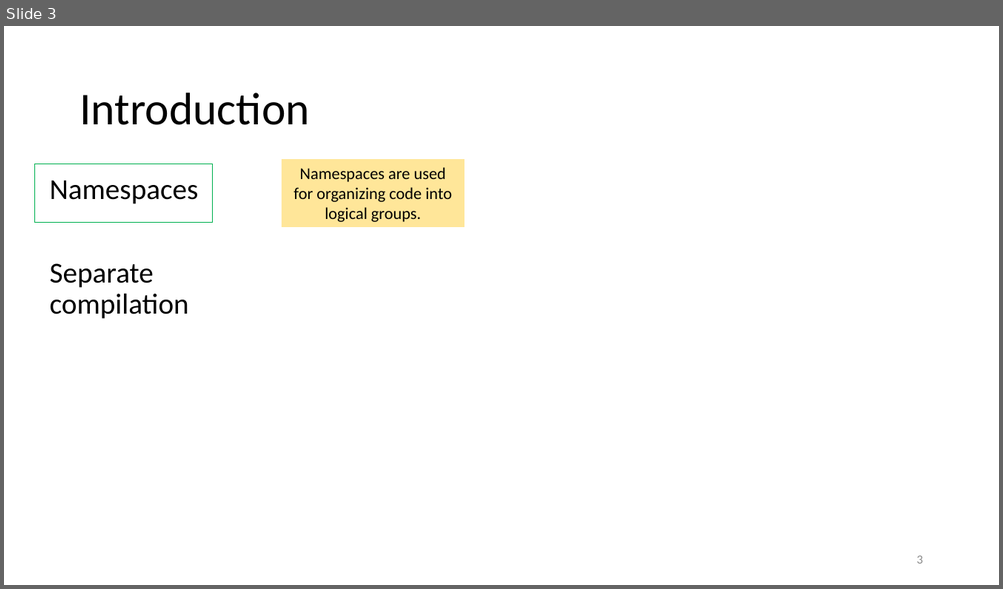
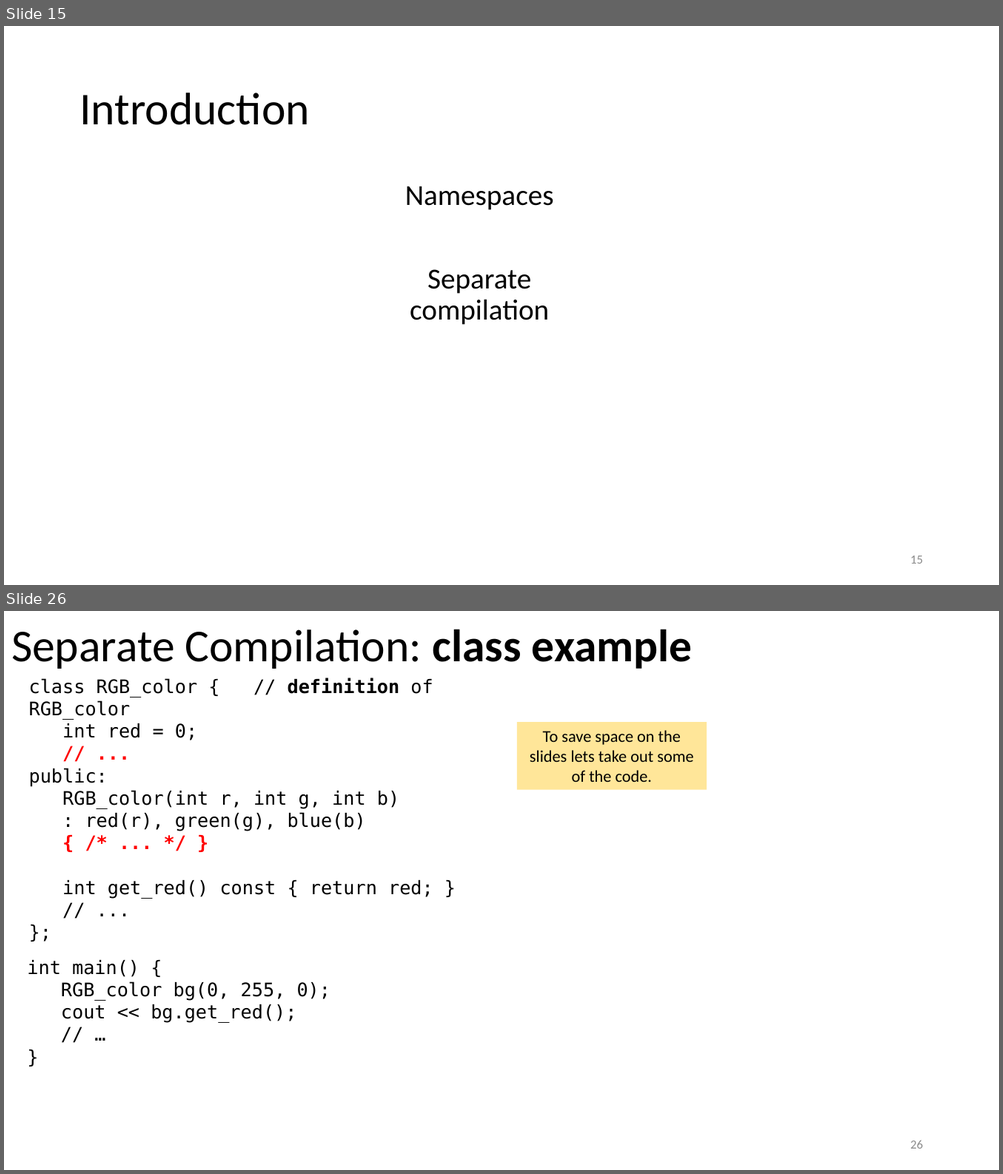
Before and after one commit to tjd1234/cmpt135spring2024, a slide deck: sample_code/week8/week8_cmpt135.pptx. Shown one above the other, each under a label of ours: slide 3 before the commit, slides 15 and 26 after it; the slides between them are not shown. The pictures are 1003x589 and 1003x1174 pixels, drawn with LibreOffice and Linux fonts; fonts in the diff are those of the drawing. Boxes give left, top, right and bottom in pixels: in the first picture for what was removed or moved away, otherwise in the second. Text is boxed around its words. In the diff, an @@ line names an element or a change of style, - is before the commit and + after.

```diff
--- a/sample_code/week8/week8_cmpt135.pptx
+++ b/sample_code/week8/week8_cmpt135.pptx
@@ slide 26 added at <box>4,611,999,1170</box>, background #FFFFFF @@
@@ title added at <box>11,629,692,669</box>, 44 pt, text #000000 @@
+Separate Compilation: class example
@@ text added at <box>29,678,433,899</box>, 18 pt, text #000000 @@
+class RGB_color { // definition of RGB_color
+int red = 0;
+// ...
+public:
+RGB_color(int r, int g, int b)
+: red(r), green(g), blue(b)
+{ /* ... */ }
+int get_red() const { return red; }
+// ...
+};
@@ rectangle added at <box>517,722,706,790</box>, fill #FFE699, 16 pt, text #000000 @@
+To save space on the slides lets take out some of the code.
@@ text added at <box>27,960,331,1023</box>, 18 pt, text #000000 @@
+int main() {
+RGB_color bg(0, 255, 0);
+cout << bg.get_red();
+// …
+}
@@ page number added at <box>910,1141,922,1149</box>, 12 pt, text #8C8C8C @@
+26
@@ what was slide 3 is now slide 15 @@
@@ slide 15 changed as well @@
@@ rectangle removed at <box>34,164,212,223</box> @@
@@ rectangle removed at <box>282,159,464,227</box> @@
-Namespaces are used for organizing code into logical groups.
@@ text "Namespaces": place and size @@
-text "Namespaces" at <box>50,181,199,319</box>
+text "Namespaces" at <box>405,187,554,325</box>
@@ text "Namespaces" at <box>405,187,554,325</box>: alignment left to centre @@
@@ page number at <box>910,556,922,564</box>: text changed @@
-3
+15
```
Also in this commit, not shown: 1 other slide changed, 38 other slides added, 19 slides removed, 3 other files.
